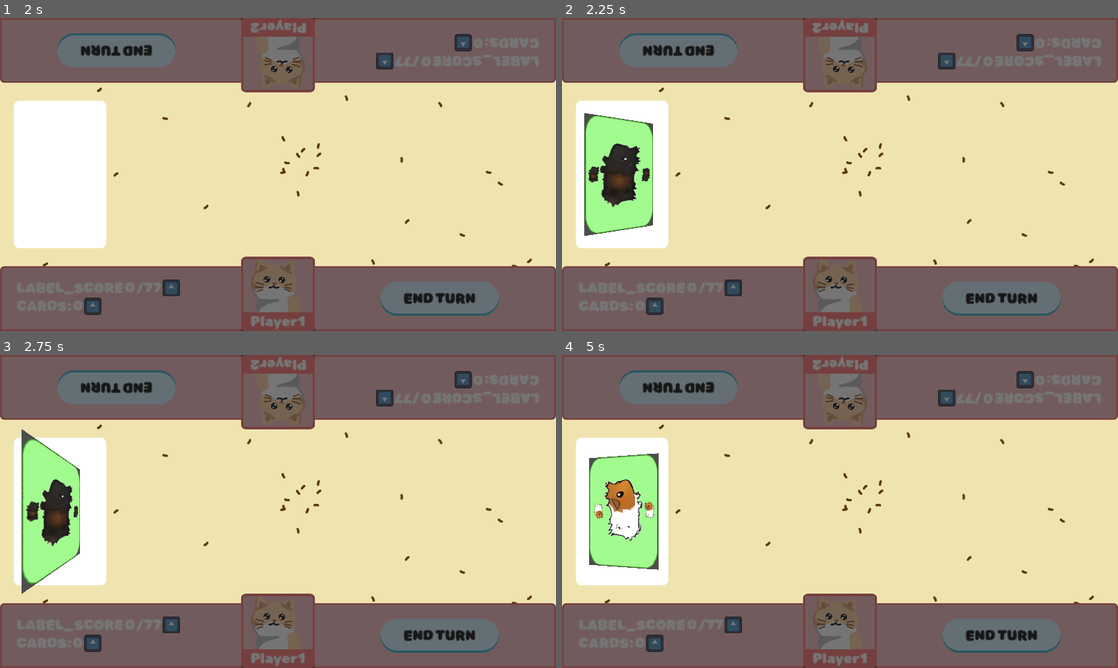
Above: before the commit, frames 1-4 (two rows, left to right).
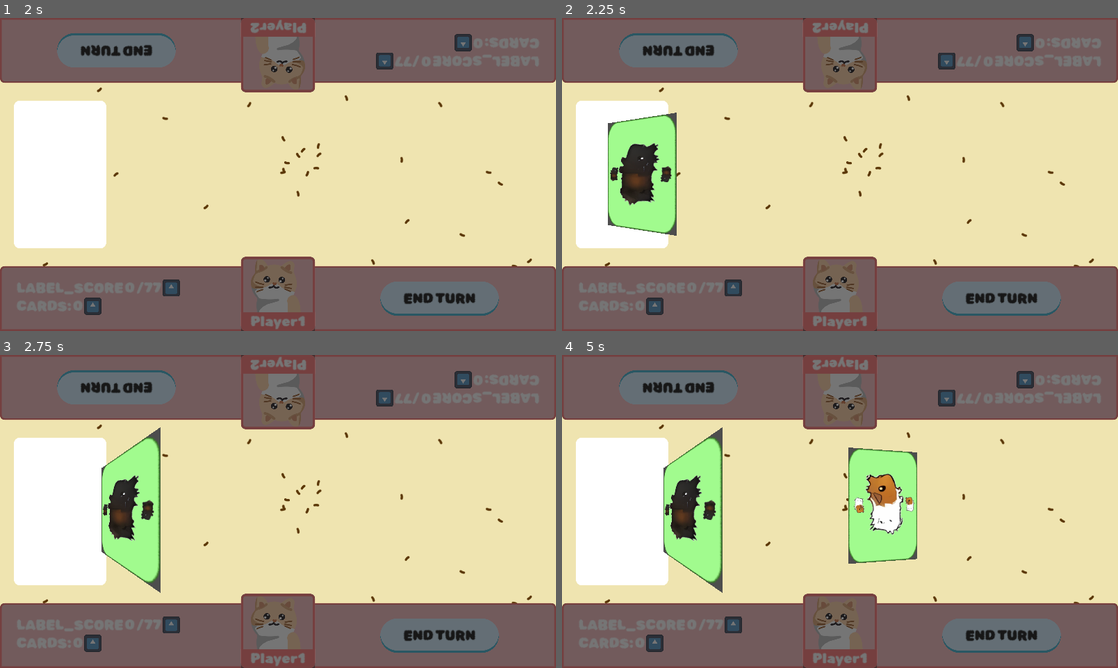
Above: after the commit, the same moments.

Repository: ElQDuck/guinea-piggies
Game: Godot game, scene res://scenes/game.tscn
Same seed, same stepped clock (60 frames per second), same inputs: the game is played once before the commit and once after it. This scene is started directly instead of the project's main scene. The engine's default icon, where the game draws it, is replaced by a stand-in: a white triangle on a blue panel in a dark square.
Inputs (mouse positions are in pixels of both pictures, inside the frame that each line leads up to):
- Up to frame 1 (2 s): click "END TURN" at 0.5 s; click (278, 55) at 1.27 s
- Up to frame 2 (2.25 s): click (623, 174) at 2 s
- Up to frame 3 (2.75 s): no input
- Up to frame 4 (5 s): click "END TURN" at 2.75 s; click (840, 392) at 3.52 s; click (623, 511) at 4.25 s

Frame 1 is identical in both runs. In frame 2, 4.7% of the frame differs, in the area x 4-21%, y 30-70%; in frame 3, 8.4%; in frame 4, 13%, in the area x 4-64%, y 23-76%.

Commit message:
it works

Diff:
--- a/scripts/Table.gd
+++ b/scripts/Table.gd
@@ -27,9 +27,8 @@
 
 
 func move_card(card_in_scene: Panel, from: Vector2, to: Vector2):
-	card_in_scene._set_global_position(from)
-	await get_tree().create_timer(3).timeout
-	card_in_scene._set_global_position(to)
+	var tween = create_tween()
+	tween.tween_property(card_in_scene, "global_position", to, 3).from(from)
 
 
 func get_object_global_center_position(object) -> Vector2:
--- a/scripts/played_card.gd
+++ b/scripts/played_card.gd
@@ -18,10 +18,10 @@
 func flip_card(flip_duration: float):
 	var half_flip_dur = flip_duration / 2
 	var card_rotation_tween_90 = create_tween()
-	await card_rotation_tween_90.tween_property(card_view_port.material, "shader_parameter/y_rot", 90.0, half_flip_dur).finished
+	await card_rotation_tween_90.tween_property(card_view_port.material, "shader_parameter/y_rot", -90.0, half_flip_dur).finished
 	displayed_card_image.set_texture(front_texture)
 	var card_rotation_tween_180 = create_tween()
-	await card_rotation_tween_180.tween_property(card_view_port.material, "shader_parameter/y_rot", 180.0, half_flip_dur).from(90.0).finished
+	await card_rotation_tween_180.tween_property(card_view_port.material, "shader_parameter/y_rot", -180.0, half_flip_dur).from_current().finished
 
 
 func flip_instant():
